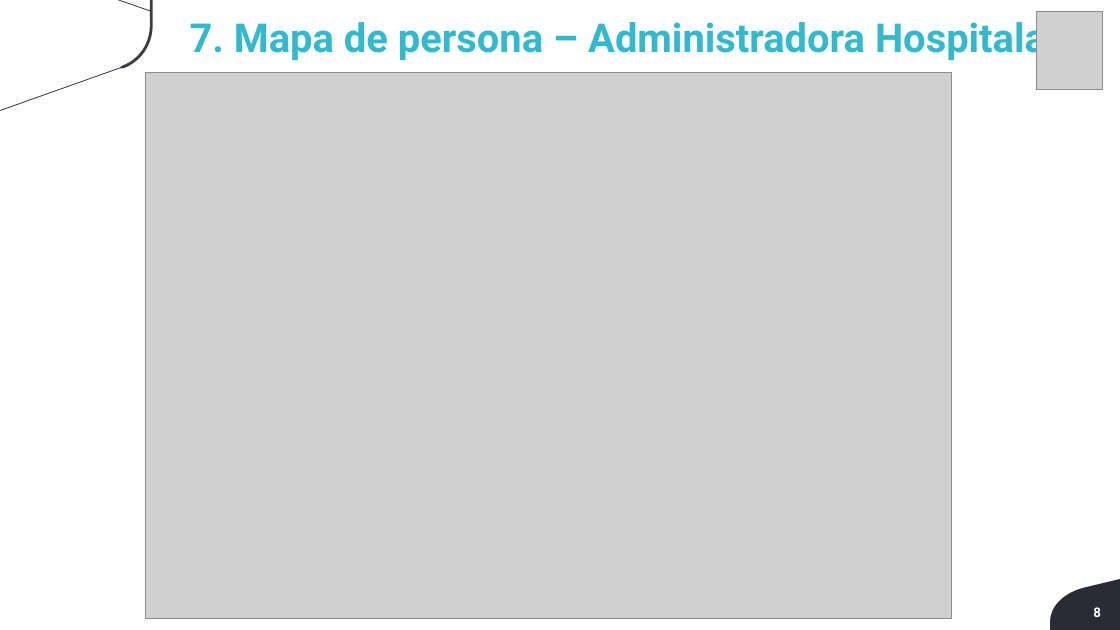
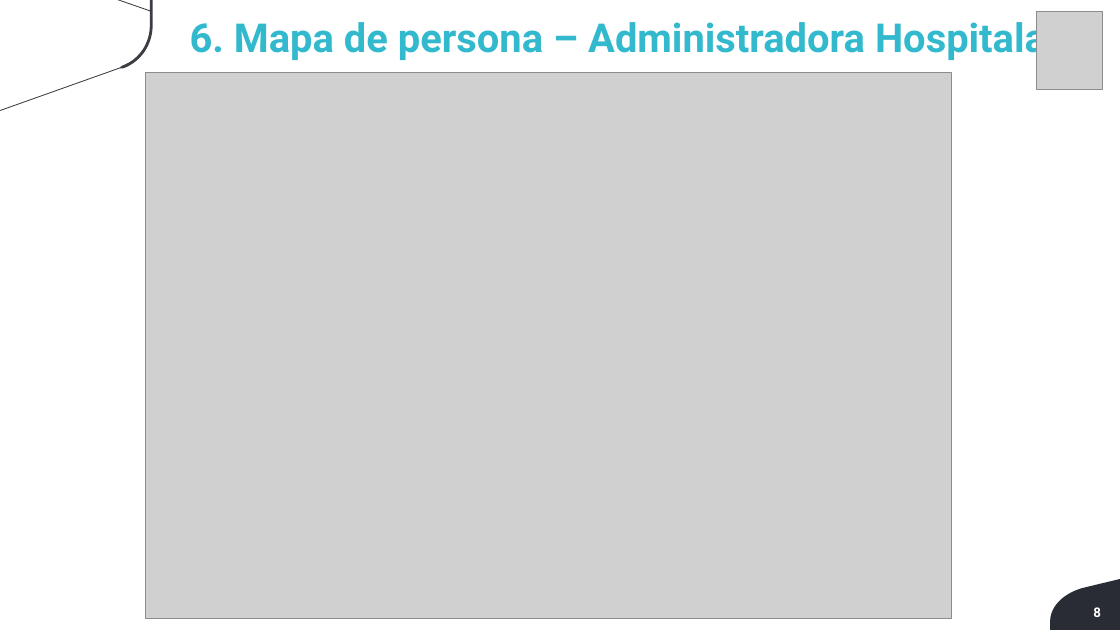
Before and after one commit to BandTec/Blood4Life, a slide deck: slide 8 of Blood4Life/4 Semestre/Sprint 1/Documentação/PPT/Apresentacao4ADSA_Sprint1_Blood4life.pptx. Drawn at 1120x630 pixels with LibreOffice and Linux fonts; fonts in the diff are those of the drawing; grey boxes stand for pictures; background and template pictures are left out. Boxes give left, top, right and bottom in pixels: in the first picture for what was removed or moved away, otherwise in the second. Text is boxed around its words. In the diff, an @@ line names an element or a change of style, - is before the commit and + after.

Commit message:
ppt

```diff
--- a/Blood4Life/4 Semestre/Sprint 1/Documentação/PPT/Apresentacao4ADSA_Sprint1_Blood4life.pptx
+++ b/Blood4Life/4 Semestre/Sprint 1/Documentação/PPT/Apresentacao4ADSA_Sprint1_Blood4life.pptx
@@ text at <box>190,16,1060,63</box>: text changed @@
-7. Mapa de persona – Administradora Hospitalar
+6. Mapa de persona – Administradora Hospitalar
```
Also in this commit, not shown: 8 other slides changed, 2 slides added, 1 slide removed.
